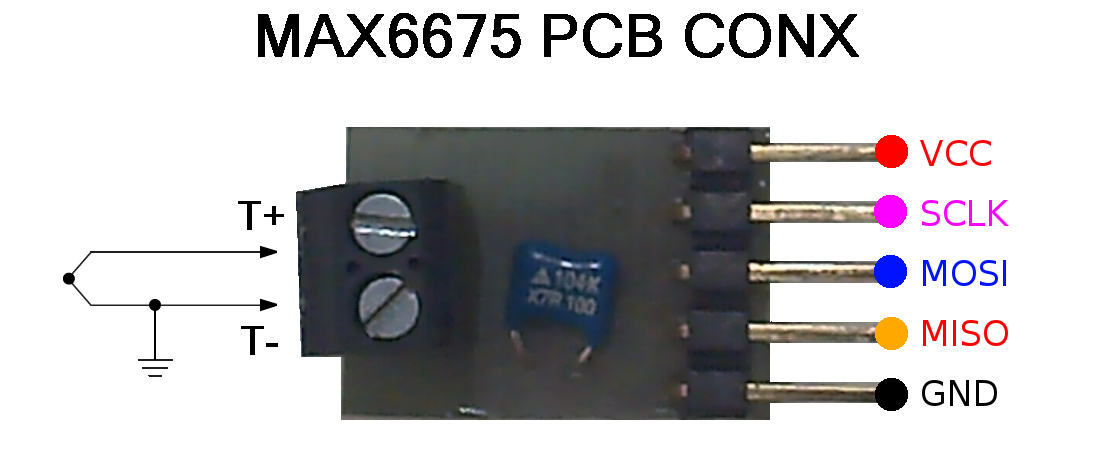
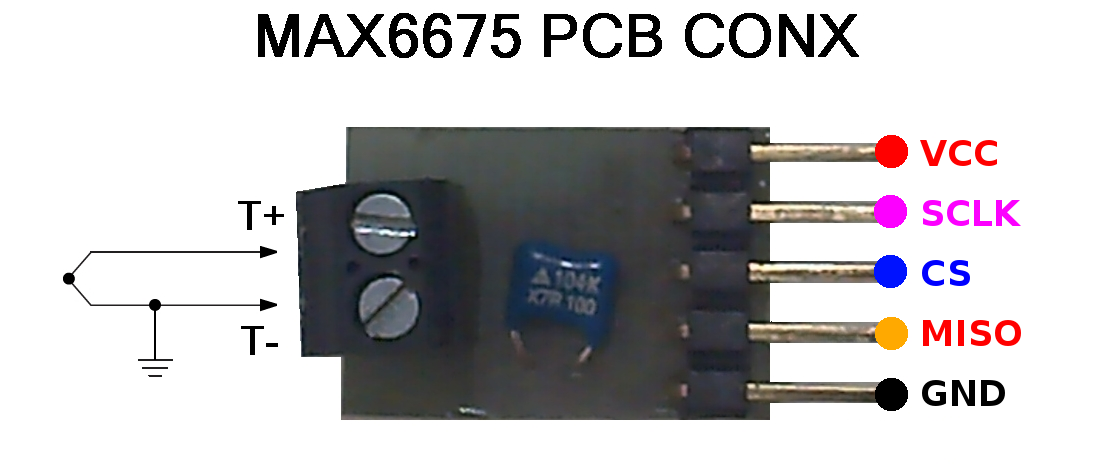
The second (1108, 476) image is a revision of the first. Changes to its layers:
painted on "VCC ..." over <box>922,140,1021,406</box>
